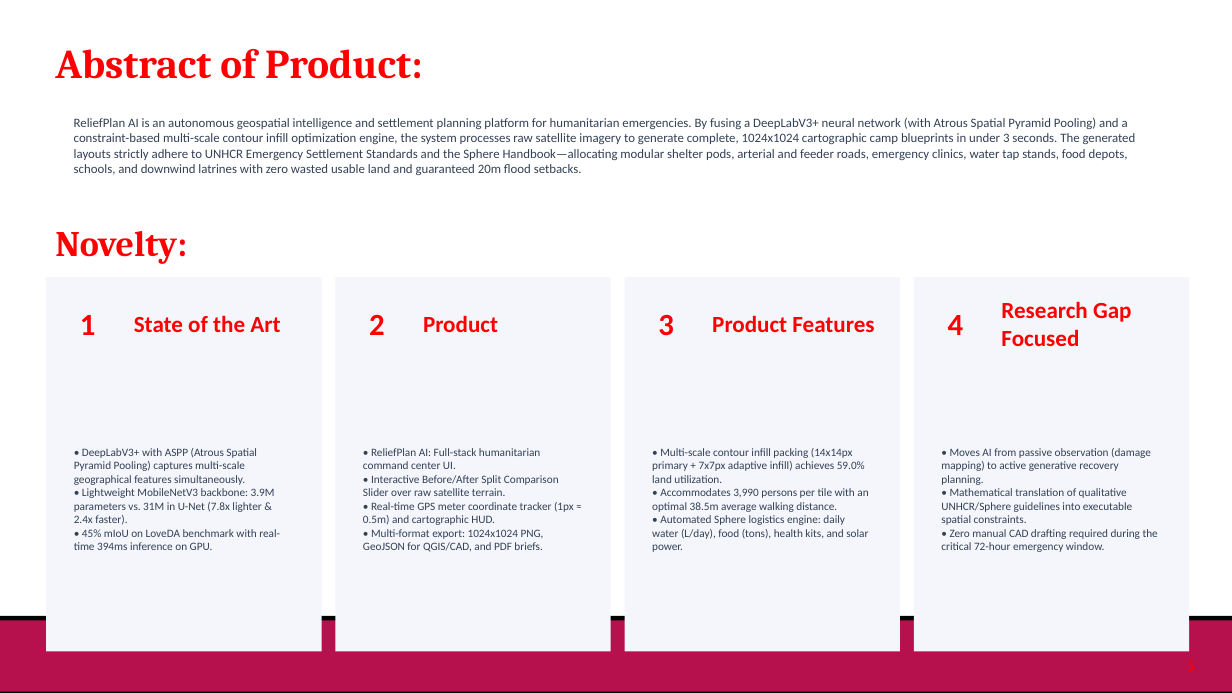
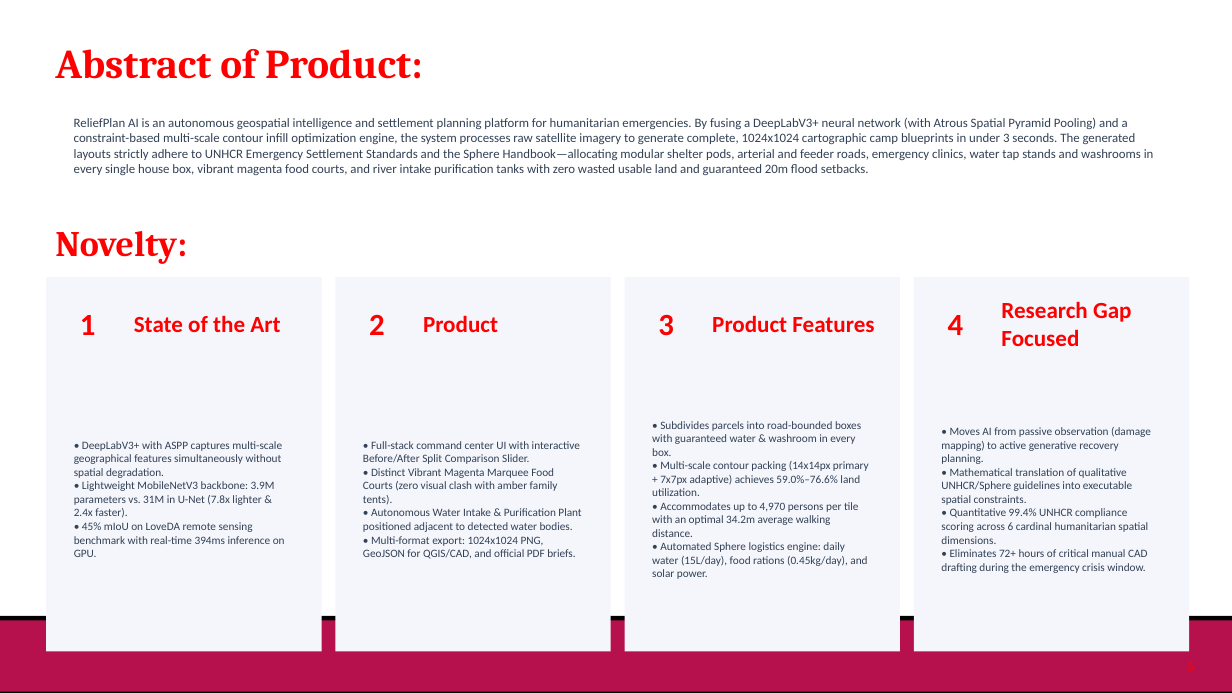
Before and after one commit to paarthureddy/Campout-Emergency_Camp_layout_-Generator-, a slide deck: slide 4 of Review_Presentation_Template (1).pptx. Drawn at 1232x693 pixels with LibreOffice and Linux fonts; fonts in the diff are those of the drawing; background and template pictures are left out. Boxes give left, top, right and bottom in pixels: in the first picture for what was removed or moved away, otherwise in the second. Text is boxed around its words. In the diff, an @@ line names an element or a change of style, - is before the commit and + after.

```diff
--- a/Review_Presentation_Template (1).pptx
+++ b/Review_Presentation_Template (1).pptx
@@ text at (74,118,1154,175): text changed @@
-ReliefPlan AI is an autonomous geospatial intelligence and settlement planning platform for humanitarian emergencies. By fusing a DeepLabV3+ neural network (with Atrous Spatial Pyramid Pooling) and a constraint-based multi-scale contour infill optimization engine, the system processes raw satellite imagery to generate complete, 1024x1024 cartographic camp blueprints in under 3 seconds. The generated layouts strictly adhere to UNHCR Emergency Settlement Standards and the Sphere Handbook—allocating modular shelter pods, arterial and feeder roads, emergency clinics, water tap stands, food depots, schools, and downwind latrines with zero wasted usable land and guaranteed 20m flood setbacks.
+ReliefPlan AI is an autonomous geospatial intelligence and settlement planning platform for humanitarian emergencies. By fusing a DeepLabV3+ neural network (with Atrous Spatial Pyramid Pooling) and a constraint-based multi-scale contour infill optimization engine, the system processes raw satellite imagery to generate complete, 1024x1024 cartographic camp blueprints in under 3 seconds. The generated layouts strictly adhere to UNHCR Emergency Settlement Standards and the Sphere Handbook—allocating modular shelter pods, arterial and feeder roads, emergency clinics, water tap stands and washrooms in every single house box, vibrant magenta food courts, and river intake purification tanks with zero wasted usable land and guaranteed 20m flood setbacks.
@@ text at (74,441,282,478): text changed @@
-• DeepLabV3+ with ASPP (Atrous Spatial Pyramid Pooling) captures multi-scale geographical features simultaneously.
+• DeepLabV3+ with ASPP captures multi-scale geographical features simultaneously without spatial degradation.
@@ text at (363,441,581,559): text changed @@
-• ReliefPlan AI: Full-stack humanitarian command center UI.
-• Interactive Before/After Split Comparison Slider over raw satellite terrain.
-• Real-time GPS meter coordinate tracker (1px ≈ 0.5m) and cartographic HUD.
-• Multi-format export: 1024x1024 PNG, GeoJSON for QGIS/CAD, and PDF briefs.
+• Full-stack command center UI with interactive Before/After Split Comparison Slider.
+• Distinct Vibrant Magenta Marquee Food Courts (zero visual clash with amber family tents).
+• Autonomous Water Intake & Purification Plant positioned adjacent to detected water bodies.
+• Multi-format export: 1024x1024 PNG, GeoJSON for QGIS/CAD, and official PDF briefs.
@@ text at (652,421,869,579): text changed @@
-• Multi-scale contour infill packing (14x14px primary + 7x7px adaptive infill) achieves 59.0% land utilization.
-• Accommodates 3,990 persons per tile with an optimal 38.5m average walking distance.
-• Automated Sphere logistics engine: daily water (L/day), food (tons), health kits, and solar power.
+• Subdivides parcels into road-bounded boxes with guaranteed water & washroom in every box.
+• Multi-scale contour packing (14x14px primary + 7x7px adaptive) achieves 59.0%–76.6% land utilization.
+• Accommodates up to 4,970 persons per tile with an optimal 34.2m average walking distance.
+• Automated Sphere logistics engine: daily water (15L/day), food rations (0.45kg/day), and solar power.
@@ text at (941,508,1148,573): text changed @@
-• Zero manual CAD drafting required during the critical 72-hour emergency window.
+• Quantitative 99.4% UNHCR compliance scoring across 6 cardinal humanitarian spatial dimensions.
+• Eliminates 72+ hours of critical manual CAD drafting during the emergency crisis window.
@@ text at (74,522,285,557): text changed @@
-• 45% mIoU on LoveDA benchmark with real-time 394ms inference on GPU.
+• 45% mIoU on LoveDA remote sensing benchmark with real-time 394ms inference on GPU.
```
Also in this commit, not shown: 3 other slides changed, 2 slides added, 52 other files.
